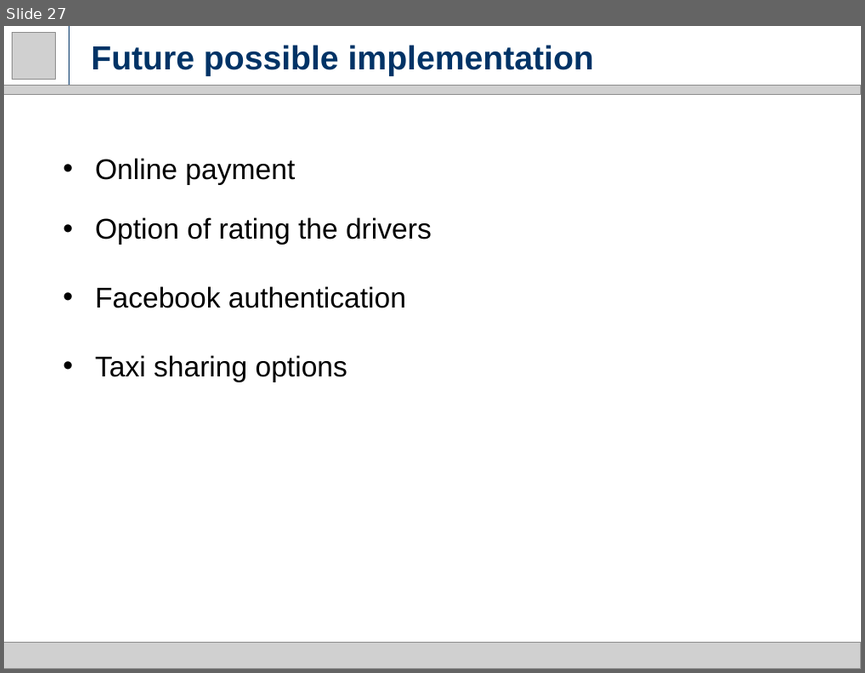
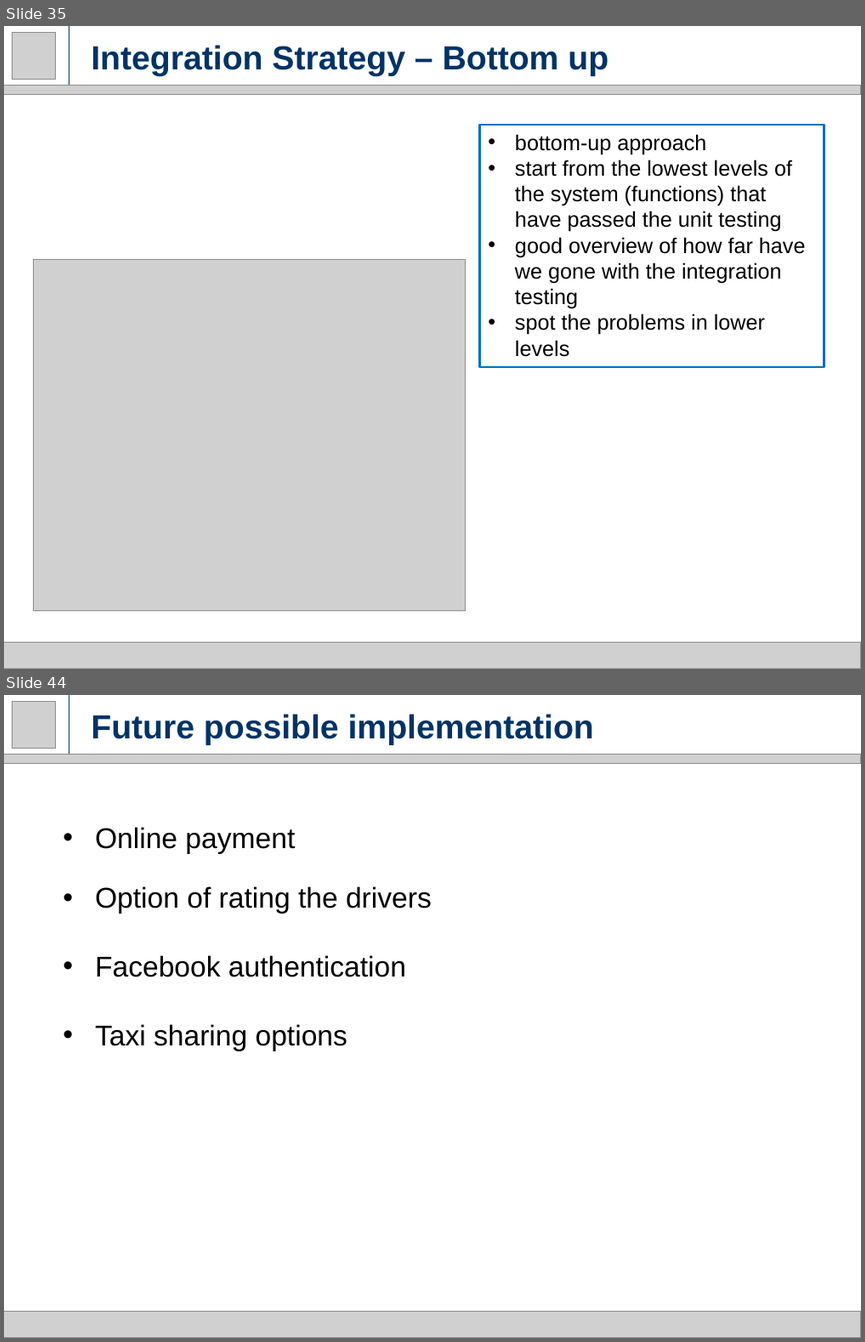
Before and after one commit to milica13629/SW2015, a slide deck: Presentations/Final Presentation.pptx. Shown one above the other, each under a label of ours: slide 27 before the commit, slides 35 and 44 after it; the slides between them are not shown. The pictures are 865x673 and 865x1342 pixels, drawn with LibreOffice and Linux fonts; fonts in the diff are those of the drawing; grey boxes stand for pictures. Boxes give left, top, right and bottom in pixels: in the first picture for what was removed or moved away, otherwise in the second. Text is boxed around its words. In the diff, an @@ line names an element or a change of style, - is before the commit and + after.

```diff
--- a/Presentations/Final Presentation.pptx
+++ b/Presentations/Final Presentation.pptx
@@ slide 35 added at (4, 26, 861, 669), background #FFFFFF @@
@@ picture added at (12, 32, 55, 79) @@
@@ line added from (69, 86) to (69, 26), #003366 0.75 pt @@
@@ title added at (91, 45, 608, 76), 28 pt, text #003366, bold @@
+Integration Strategy – Bottom up
@@ picture added at (4, 86, 861, 95) @@
@@ rectangle added at (479, 125, 824, 367), outline #0070C0 2 pt, 18 pt, text #000000 @@
+• bottom-up approach
+• start from the lowest levels of the system (functions) that have passed the unit testing
+• good overview of how far have we gone with the integration testing
+• spot the problems in lower levels
@@ picture added at (33, 260, 465, 610) @@
@@ picture added at (4, 642, 861, 669) @@
@@ what was slide 27 is now slide 44 @@
```
Also in this commit, not shown: 4 slides changed, 16 other slides added.
